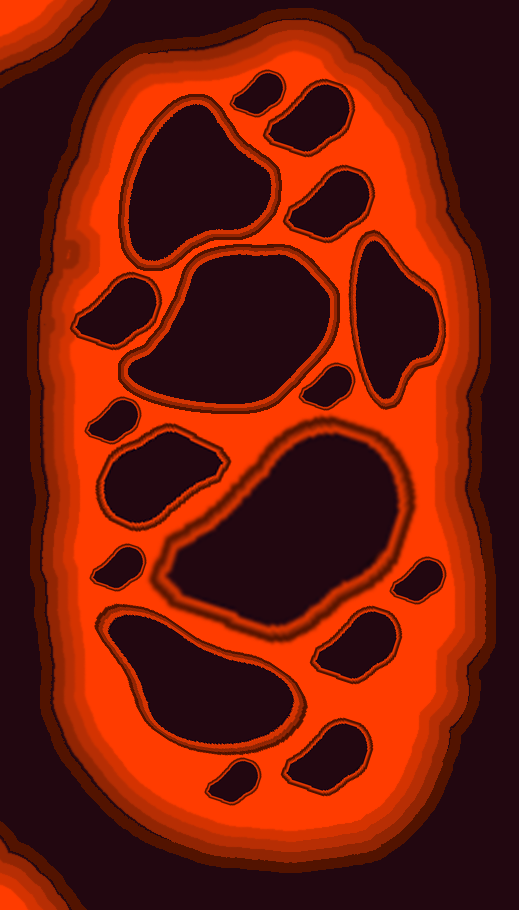
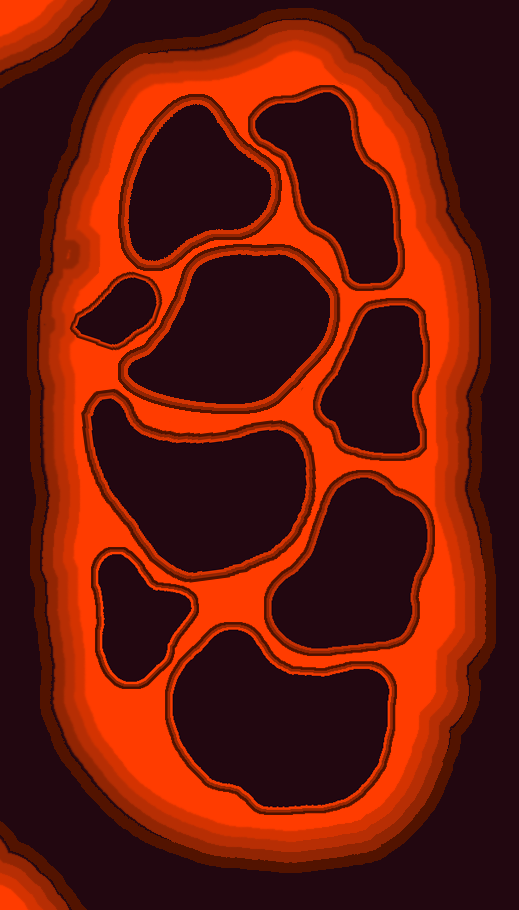
Layers edited between the first and the second 519 x 910 image:
removed layer "Layer 12" over (347, 229, 447, 411)
removed layer "Layer 11" over (94, 603, 309, 757)
removed layer "Ellipse 7" over (229, 94, 282, 202)
removed layer "Layer 10" over (282, 164, 376, 244)
removed layer "Layer 9" over (94, 421, 233, 534)
removed layer "Layer 8" over (143, 411, 421, 648)
removed layer "Layer 21" over (229, 69, 287, 118)
removed layer "Layer 20" over (389, 556, 447, 605)
removed layer "Layer 19" over (298, 362, 356, 411)
removed layer "Layer 18" over (204, 757, 262, 806)
removed layer "Layer 15" over (280, 717, 374, 797)
removed layer "Layer 14" over (309, 605, 403, 685)
removed layer "Layer 13" over (262, 78, 356, 158)
removed layer "Ellipse 13" over (118, 244, 340, 414)
removed layer "Ellipse 37" over (81, 69, 453, 815)
removed layer "Layer 5" over (327, 79, 371, 158)
added layer "Ellipse 235" above "Ellipse 185" over (91, 547, 199, 689)
added layer "Ellipse 185" above "Ellipse 119" over (165, 622, 397, 815)
added layer "Ellipse 119" above "Ellipse 33" over (264, 470, 435, 656)
added layer "Ellipse 33" above "Ellipse 86" over (81, 388, 317, 583)
added layer "Ellipse 86" above "Ellipse 53" over (313, 298, 430, 461)
added layer "Ellipse 53" above "Layer 1" over (248, 85, 405, 291)
added layer "Layer 1" above "Background" over (81, 69, 453, 815)
added layer "Background" over (81, 69, 453, 815)
…and 2 more changes (2 removed)
